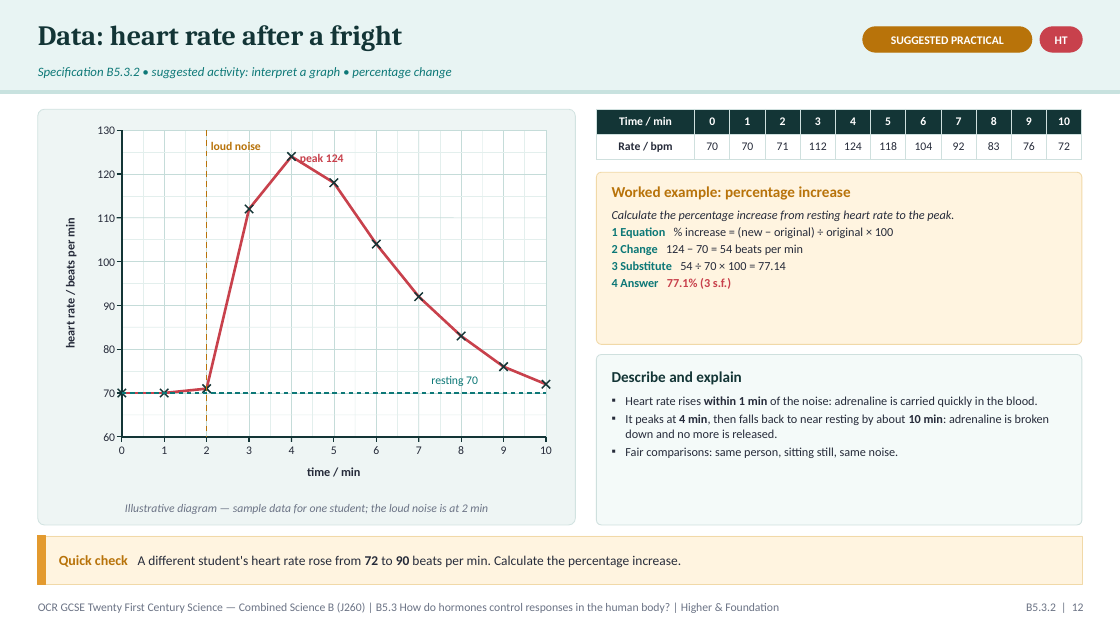
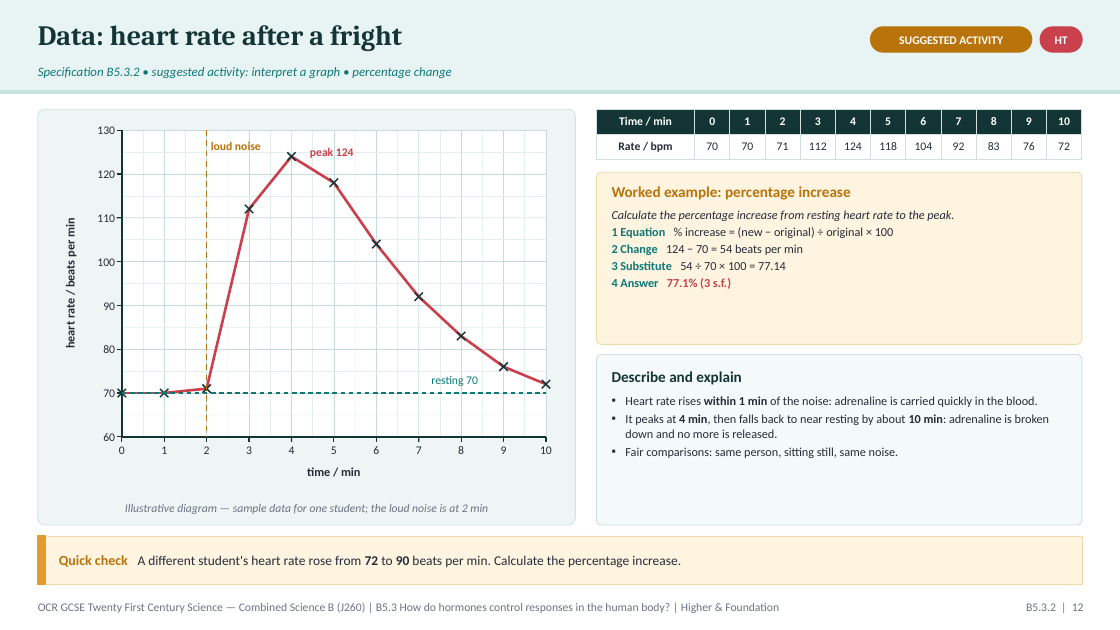
Before and after one commit to pstephenphilip-ship-it/Piri-MBBS, a slide deck: slide 12 of gcse-slides/ocr-biology/OCR21C_B5.3_Hormones_Combined.pptx. Drawn at 1120x630 pixels with LibreOffice and Linux fonts; fonts in the diff are those of the drawing. Boxes give left, top, right and bottom in pixels: in the first picture for what was removed or moved away, otherwise in the second. Text is boxed around its words. In the diff, an @@ line names an element or a change of style, - is before the commit and + after.

```diff
--- a/gcse-slides/ocr-biology/OCR21C_B5.3_Hormones_Combined.pptx
+++ b/gcse-slides/ocr-biology/OCR21C_B5.3_Hormones_Combined.pptx
@@ rounded rectangle resized from (x1=863, y1=27, x2=1032, y2=52) to (x1=870, y1=27, x2=1032, y2=52) @@
@@ text at (x1=899, y1=36, x2=1003, y2=44): text changed @@
-SUGGESTED PRACTICAL
+SUGGESTED ACTIVITY
@@ text "peak 124" moved from (x1=300, y1=153, x2=344, y2=166) to (x1=310, y1=148, x2=354, y2=158) @@
```
Also in this commit, not shown: 4 other slides changed, 2 other files.
